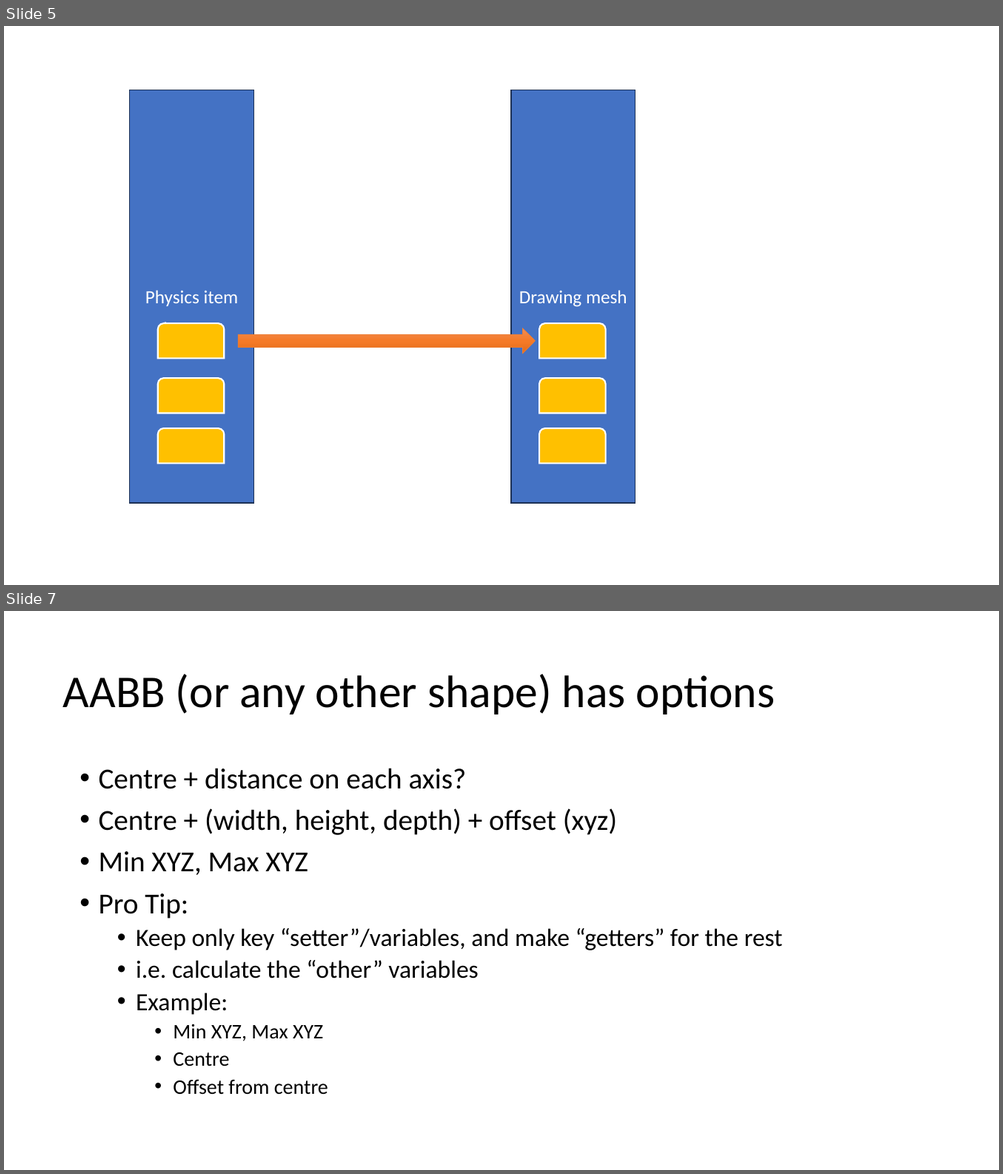
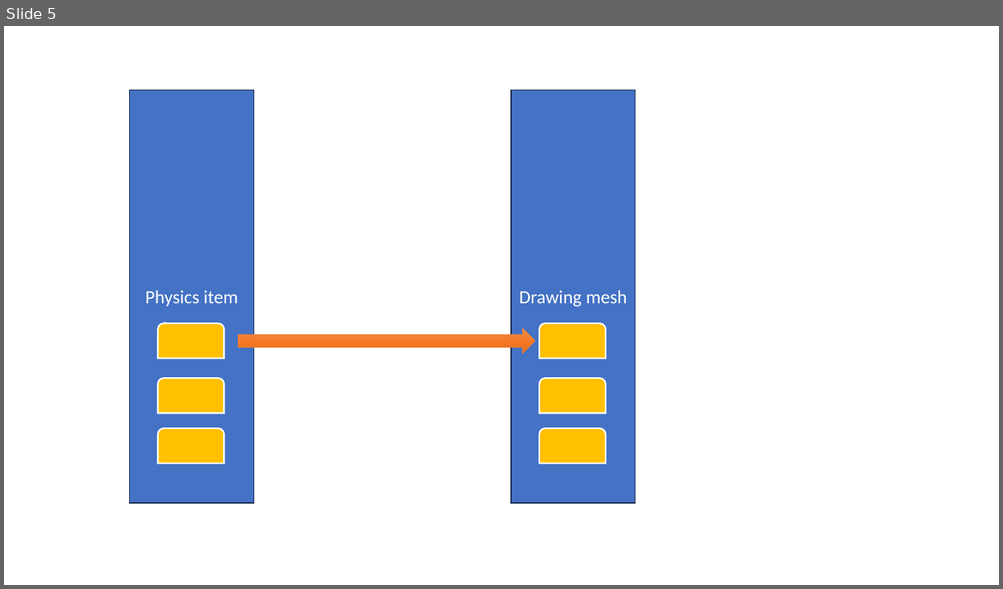
Before and after one commit to FeeneyCodes/GDP202425, a slide deck: 6019_Phys_1/D2D/W02/Collision_Detection (2024).pptx. Shown one above the other, each under a label of ours: slides 5 and 7 before the commit, slide 5 after it; the slides between them are not shown. The pictures are 1003x1174 and 1003x589 pixels, drawn with LibreOffice and Linux fonts; fonts in the diff are those of the drawing. Boxes give left, top, right and bottom in pixels: in the first picture for what was removed or moved away, otherwise in the second. Text is boxed around its words. In the diff, an @@ line names an element or a change of style, - is before the commit and + after.

```diff
--- a/6019_Phys_1/D2D/W02/Collision_Detection (2024).pptx
+++ b/6019_Phys_1/D2D/W02/Collision_Detection (2024).pptx
@@ slide 7 removed at <box>4,611,999,1170</box>, background #FFFFFF @@
@@ title removed at <box>63,674,775,715</box> @@
-AABB (or any other shape) has options
@@ text removed at <box>99,768,782,1095</box> @@
-• Centre + distance on each axis?
-• Centre + (width, height, depth) + offset (xyz)
-• Min XYZ, Max XYZ
-• Pro Tip:
-  • Keep only key “setter”/variables, and make “getters” for the rest
-  • i.e. calculate the “other” variables
-  • Example:
-    • Min XYZ, Max XYZ
-    • Centre
-    • Offset from centre
```
Also in this commit, not shown: 2 slides changed, 4 slides added, 42 other files.
